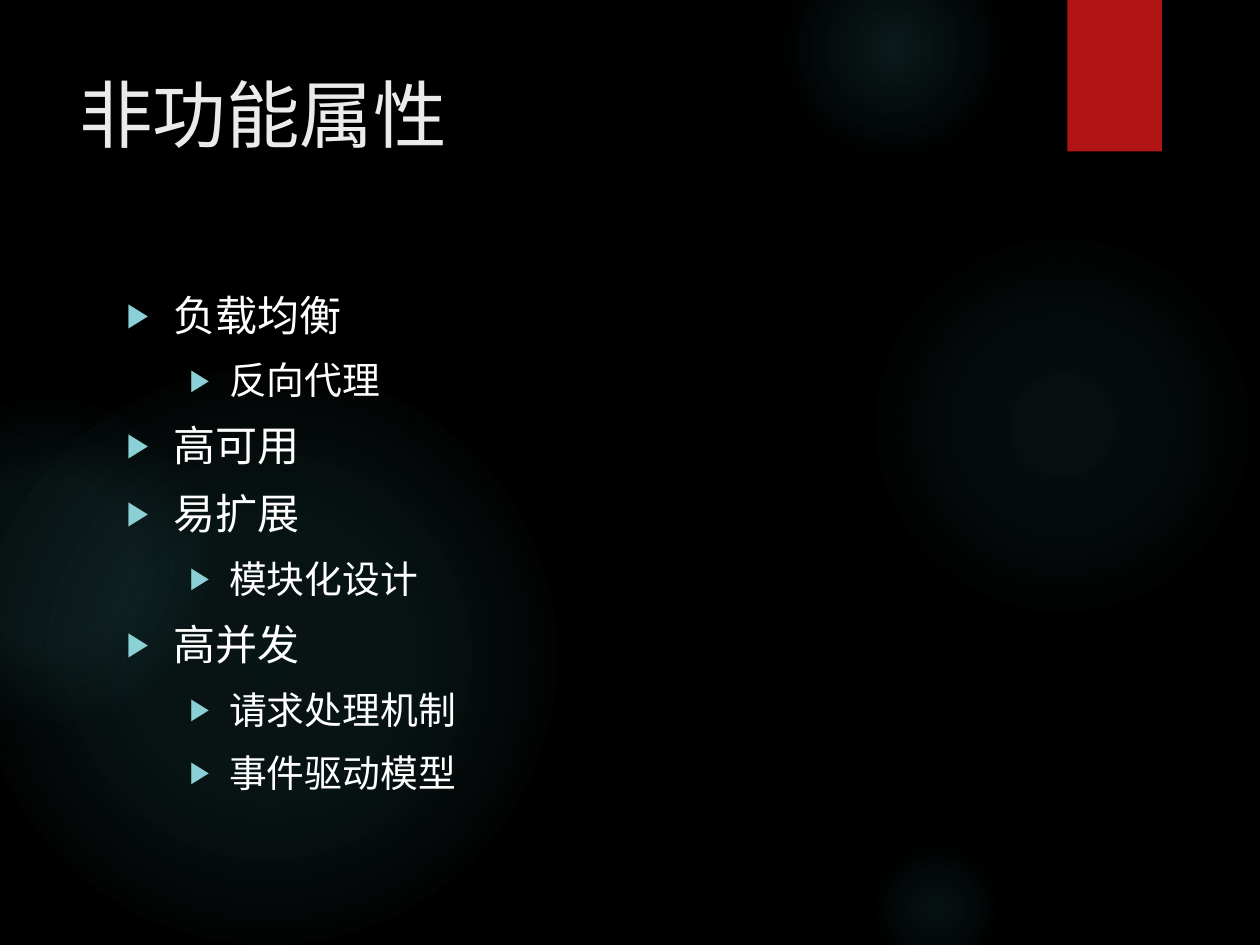
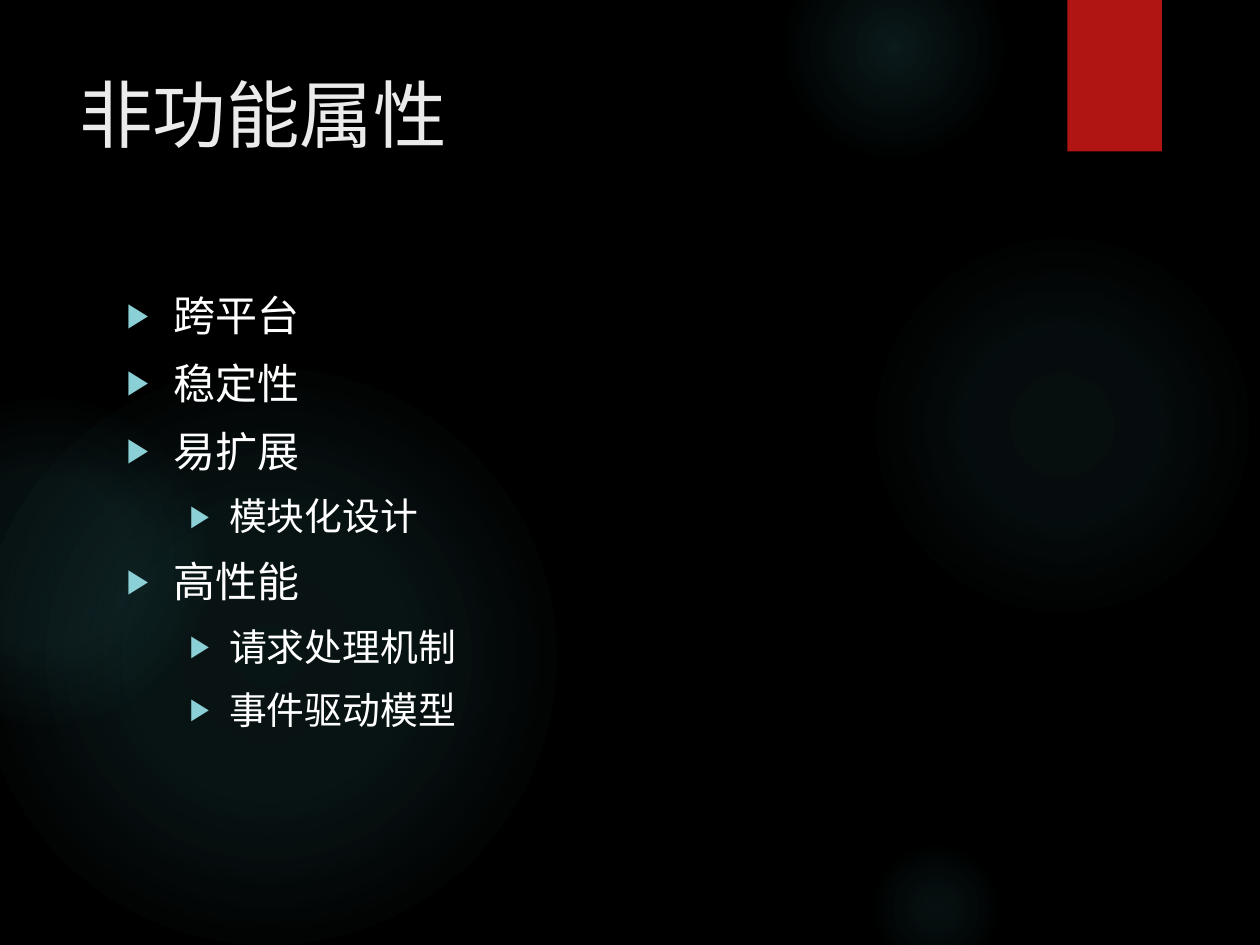
Before and after one commit to bhsei/16TeamC, a slide deck: slide 9 of 2.项目PPT/需求2.0PPT.pptx. Drawn at 1260x945 pixels with LibreOffice and Linux fonts; fonts in the diff are those of the drawing; background and template pictures are left out. Boxes give left, top, right and bottom in pixels: in the first picture for what was removed or moved away, otherwise in the second. Text is boxed around its words. In the diff, an @@ line names an element or a change of style, - is before the commit and + after.

```diff
--- a/2.项目PPT/需求2.0PPT.pptx
+++ b/2.项目PPT/需求2.0PPT.pptx
@@ text at (174,295,300,403): text changed @@
-▶ 负载均衡
-  ▶ 反向代理
-▶ 高可用
+▶ 跨平台
+▶ 稳定性
@@ text at (174,561,300,601): text changed @@
-▶ 高并发
+▶ 高性能
```
Also in this commit, not shown: 3 other files.
